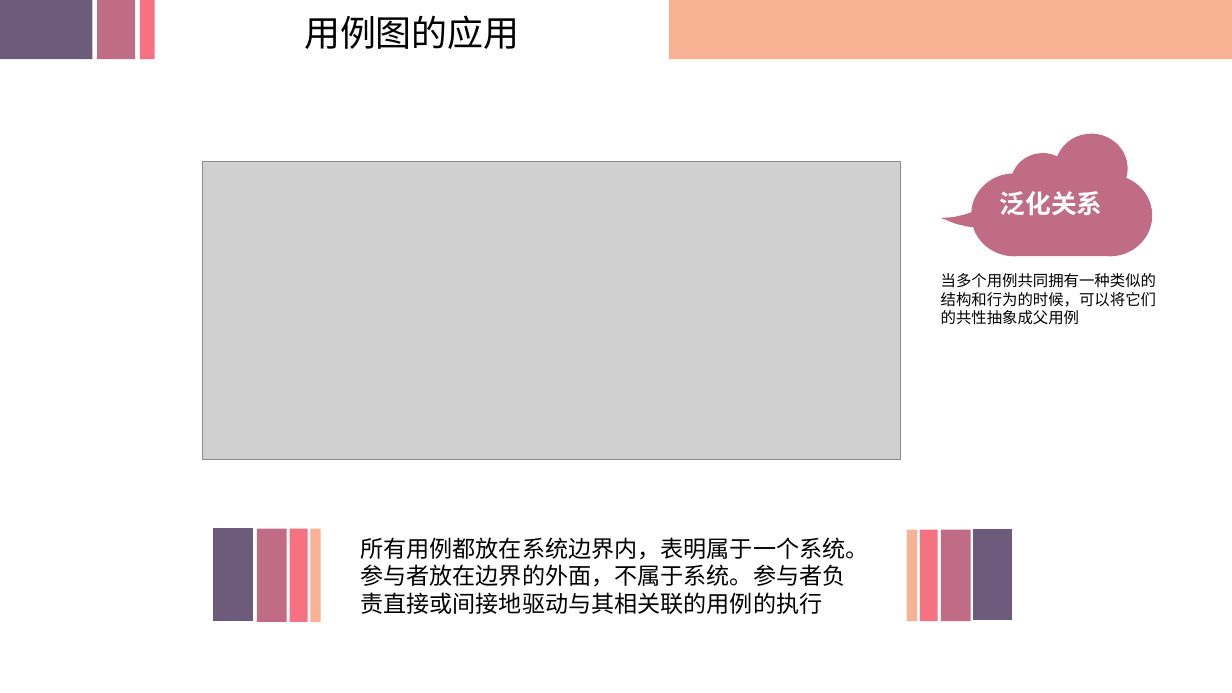
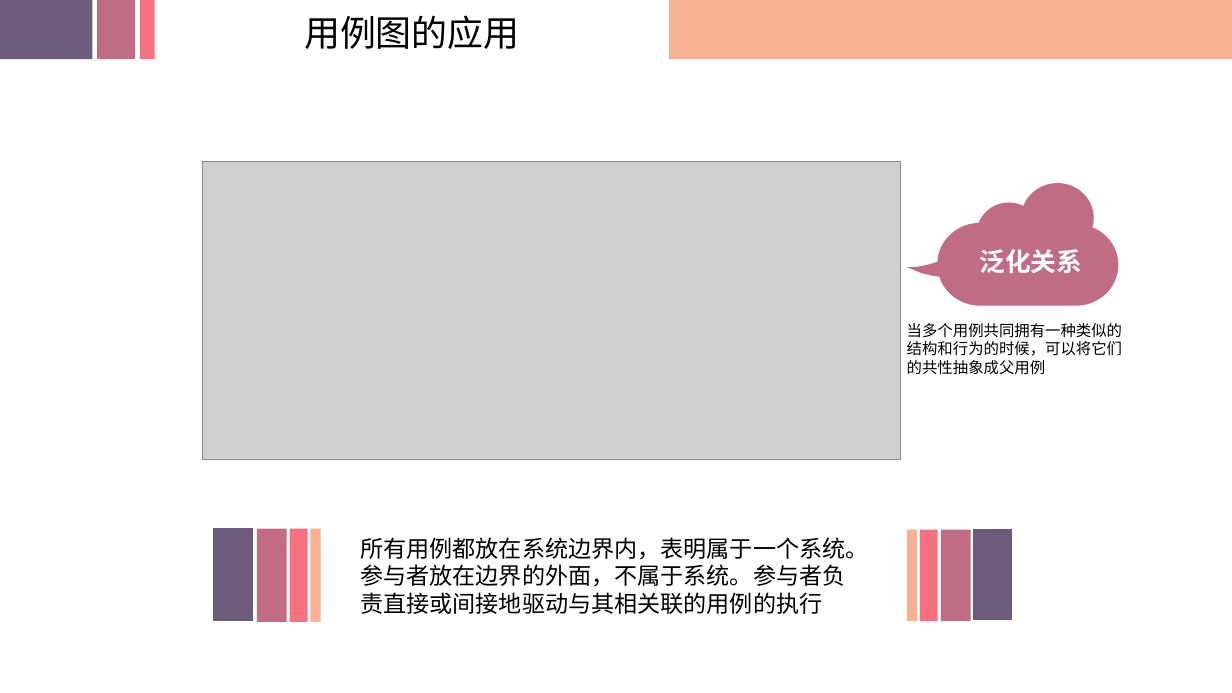
Before and after one commit to SRA2021-G04/project, a slide deck: slide 7 of 非受控文件/翻转课堂/SRA2021-G04-翻转课堂06.pptx. Drawn at 1232x693 pixels with LibreOffice and Linux fonts; fonts in the diff are those of the drawing; grey boxes stand for pictures; background and template pictures are left out. Boxes give left, top, right and bottom in pixels: in the first picture for what was removed or moved away, otherwise in the second. Text is boxed around its words. In the diff, an @@ line names an element or a change of style, - is before the commit and + after.

```diff
--- a/非受控文件/翻转课堂/SRA2021-G04-翻转课堂06.pptx
+++ b/非受控文件/翻转课堂/SRA2021-G04-翻转课堂06.pptx
@@ freeform shape moved from (x1=941, y1=134, x2=1153, y2=257) to (x1=908, y1=183, x2=1119, y2=306) @@
@@ text "泛化关系" moved from (x1=1000, y1=191, x2=1103, y2=215) to (x1=979, y1=249, x2=1082, y2=273) @@
@@ text "泛化关系" at (x1=979, y1=249, x2=1082, y2=273): alignment left to centre @@
@@ text "当多个用例共同拥有一种类似的结构和行为的时候，可以将它们的共性抽象成父用例" moved from (x1=941, y1=273, x2=1156, y2=325) to (x1=907, y1=323, x2=1122, y2=375) @@
```
Also in this commit, not shown: 21 other slides changed, 1 other file.
